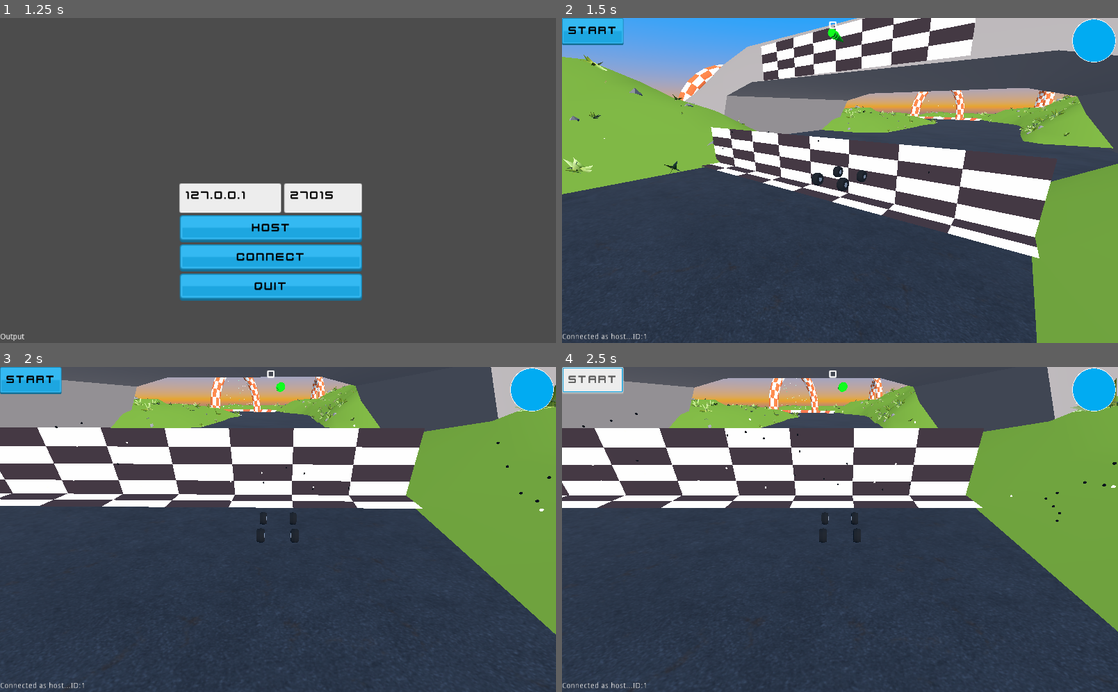
Above: before the commit, frames 1-4 (two rows, left to right).
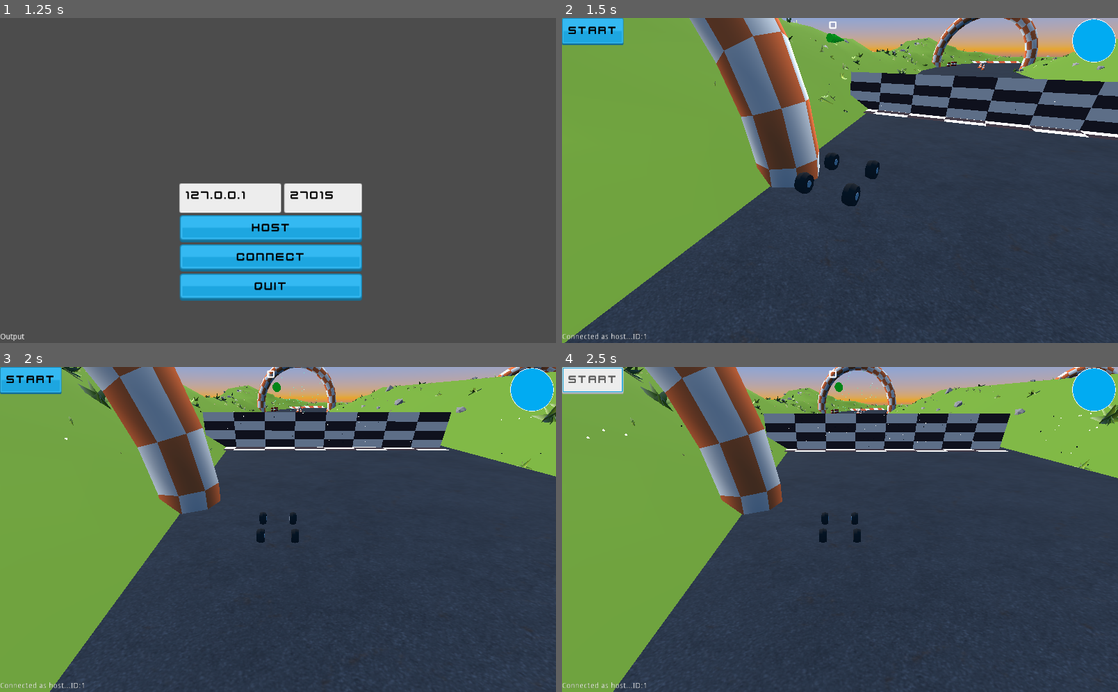
Above: after the commit, the same moments.

Repository: AssafDamari/cars_mp
Game: Godot game, scene res://scenes/main.tscn
Same seed, same stepped clock (60 frames per second), same inputs: the game is played once before the commit and once after it.
Inputs (mouse positions are in pixels of both pictures, inside the frame that each line leads up to):
- Up to frame 1 (1.25 s): tap Enter at 0.5 s; move the mouse to (400, 164) at 0.52 s; hold D (right) from 0.53 s (still down); click (400, 164) at 0.6 s; tap Space (jump) at 0.77 s
- Up to frame 2 (1.5 s): release D (right) at 1.25 s; click "Host" at 1.25 s
- Up to frame 3 (2 s): no input
- Up to frame 4 (2.5 s): click "Start" at 2 s

Frame 1 is identical in both runs. In frame 2, 55% of the frame differs, in the area x 0-100%, y 0-100%; in frame 3, 52%; in frame 4, 52%.

Commit message:
implement start race for checkpoints

Diff:
--- a/scenes/main.tscn
+++ b/scenes/main.tscn
@@ -1,16 +1,10 @@
-[gd_scene load_steps=11 format=2]
+[gd_scene load_steps=6 format=2]
 
 [ext_resource path="res://scenes/map.tscn" type="PackedScene" id=1]
 [ext_resource path="res://scenes/lunch_pad.tscn" type="PackedScene" id=2]
 [ext_resource path="res://scripts/main.gd" type="Script" id=3]
 [ext_resource path="res://scenes/ui.tscn" type="PackedScene" id=4]
-[ext_resource path="res://scenes/pickups.tscn" type="PackedScene" id=5]
-[ext_resource path="res://scenes/pickup.tscn" type="PackedScene" id=6]
 [ext_resource path="res://ui/FlatUI/kenneyUI-blue.tres" type="Theme" id=7]
-[ext_resource path="res://scenes/barrel.tscn" type="PackedScene" id=8]
-[ext_resource path="res://scenes/cone.tscn" type="PackedScene" id=9]
-
-[sub_resource type="PrismMesh" id=1]
 
 [node name="main" type="Node"]
 script = ExtResource( 3 )
@@ -91,49 +85,15 @@
 [node name="map" parent="." instance=ExtResource( 1 )]
 
 [node name="lunch_pad" parent="." instance=ExtResource( 2 )]
-transform = Transform( -0.999042, 0, -0.0437415, 0, 1, 0, 0.0437415, 0, -0.999042, 29.5802, 0, -1.754 )
+transform = Transform( 0.998363, 0, -0.0571806, 0, 1, 0, 0.0571806, 0, 0.998363, -4.15317, 0, -3.56043 )
 
 [node name="characters" type="Spatial" parent="."]
 transform = Transform( 1, 0, 0, 0, 1, 0, 0, 0, 1, 0, 5, 0 )
-
-[node name="mesh_instance" type="MeshInstance" parent="characters"]
-transform = Transform( 1, 0, 0, 0, 0.0612053, -0.998125, 0, 0.998125, 0.0612053, 0, 0, 0 )
-mesh = SubResource( 1 )
-material/0 = null
 
 [node name="ai_cars" type="Node" parent="."]
 
 [node name="timer" type="Timer" parent="."]
 autostart = true
-
-[node name="pickups" parent="." instance=ExtResource( 5 )]
-
-[node name="pickup" parent="pickups" instance=ExtResource( 6 )]
-transform = Transform( 1, 0, 0, 0, 1, 0, 0, 0, 1, 23.3761, 0, 78.5839 )
-
-[node name="pickup_2" parent="pickups" instance=ExtResource( 6 )]
-transform = Transform( 1, 0, 0, 0, 1, 0, 0, 0, 1, 104.538, 0, 84.0971 )
-
-[node name="pickup_3" parent="pickups" instance=ExtResource( 6 )]
-transform = Transform( 1, 0, 0, 0, 1, 0, 0, 0, 1, 78.0741, 0, 157.952 )
-
-[node name="pickup_4" parent="pickups" instance=ExtResource( 6 )]
-transform = Transform( 1, 0, 0, 0, 1, 0, 0, 0, 1, -119.011, 0, 113.624 )
-
-[node name="pickup_5" parent="pickups" instance=ExtResource( 6 )]
-transform = Transform( 1, 0, 0, 0, 1, 0, 0, 0, 1, -46.22, 0, -137.537 )
-
-[node name="pickup_6" parent="pickups" instance=ExtResource( 6 )]
-transform = Transform( 1, 0, 0, 0, 1, 0, 0, 0, 1, -52.9, 0, -24.6268 )
-
-[node name="pickup_7" parent="pickups" instance=ExtResource( 6 )]
-transform = Transform( 1, 0, 0, 0, 1, 0, 0, 0, 1, 117.093, 0, -24.6268 )
-
-[node name="pickup_8" parent="pickups" instance=ExtResource( 6 )]
-transform = Transform( 1, 0, 0, 0, 1, 0, 0, 0, 1, 117.093, 0, -125.158 )
-
-[node name="pickup_9" parent="pickups" instance=ExtResource( 6 )]
-transform = Transform( 1, 0, 0, 0, 1, 0, 0, 0, 1, 50.1625, 0, -114.895 )
 
 [node name="output" type="Label" parent="."]
 anchor_top = 1.0
@@ -145,81 +105,4 @@
 "_edit_use_anchors_": false
 }
 
-[node name="obstacles" type="Spatial" parent="."]
-
-[node name="barrel" parent="obstacles" instance=ExtResource( 8 )]
-transform = Transform( 1, 0, 0, 0, 1, 0, 0, 0, 1, 24.0341, 0.803673, -43.786 )
-
-[node name="barrel_20" parent="obstacles" instance=ExtResource( 8 )]
-transform = Transform( 1, 0, 0, 0, 1, 0, 0, 0, 1, 24.0341, 0.803673, -40.4292 )
-
-[node name="barrel_21" parent="obstacles" instance=ExtResource( 8 )]
-transform = Transform( 1, 0, 0, 0, 1, 0, 0, 0, 1, 23.8764, 0.803673, -36.5743 )
-
-[node name="barrel_2" parent="obstacles" instance=ExtResource( 8 )]
-transform = Transform( 1, 0, 0, 0, 1, 0, 0, 0, 1, 26.6359, 0.803673, -120.069 )
-
-[node name="barrel_3" parent="obstacles" instance=ExtResource( 8 )]
-transform = Transform( 1, 0, 0, 0, 1, 0, 0, 0, 1, 25.473, 0.803673, -116.024 )
-
-[node name="barrel_4" parent="obstacles" instance=ExtResource( 8 )]
-transform = Transform( 1, 0, 0, 0, 1, 0, 0, 0, 1, 23.9211, 0.803673, -111.791 )
-
-[node name="barrel_5" parent="obstacles" instance=ExtResource( 8 )]
-transform = Transform( 1, 0, 0, 0, 1, 0, 0, 0, 1, 127.318, 0.803673, -111.791 )
-
-[node name="barrel_6" parent="obstacles" instance=ExtResource( 8 )]
-transform = Transform( 1, 0, 0, 0, 1, 0, 0, 0, 1, 127.318, 0.803673, -13.3942 )
-
-[node name="barrel_7" parent="obstacles" instance=ExtResource( 8 )]
-transform = Transform( 1, 0, 0, 0, 1, 0, 0, 0, 1, 113.859, 0.803673, 135.054 )
-
-[node name="barrel_11" parent="obstacles" instance=ExtResource( 8 )]
-transform = Transform( 1, 0, 0, 0, 1, 0, 0, 0, 1, 104.897, 0.803673, 165.871 )
-
-[node name="barrel_12" parent="obstacles" instance=ExtResource( 8 )]
-transform = Transform( 1, 0, 0, 0, 1, 0, 0, 0, 1, 101.779, 0.803673, 166.04 )
-
-[node name="barrel_13" parent="obstacles" instance=ExtResource( 8 )]
-transform = Transform( 1, 0, 0, 0, 1, 0, 0, 0, 1, 106.944, 0.803673, 167.036 )
-
-[node name="barrel_8" parent="obstacles" instance=ExtResource( 8 )]
-transform = Transform( 1, 0, 0, 0, 1, 0, 0, 0, 1, 60.1651, 0.803673, 166.98 )
-
-[node name="barrel_14" parent="obstacles" instance=ExtResource( 8 )]
-transform = Transform( 1, 0, 0, 0, 1, 0, 0, 0, 1, 49.5322, 0.803673, 150.537 )
-
-[node name="barrel_9" parent="obstacles" instance=ExtResource( 8 )]
-transform = Transform( 1, 0, 0, 0, 1, 0, 0, 0, 1, -141.947, 0.803673, 130.562 )
-
-[node name="barrel_15" parent="obstacles" instance=ExtResource( 8 )]
-transform = Transform( 1, 0, 0, 0, 1, 0, 0, 0, 1, -139.497, 0.803673, 133.757 )
-
-[node name="barrel_16" parent="obstacles" instance=ExtResource( 8 )]
-transform = Transform( 1, 0, 0, 0, 1, 0, 0, 0, 1, -139.497, 0.803673, 136.519 )
-
-[node name="barrel_10" parent="obstacles" instance=ExtResource( 8 )]
-transform = Transform( 1, 0, 0, 0, 1, 0, 0, 0, 1, -125.222, 0.803673, -43.7008 )
-
-[node name="barrel_17" parent="obstacles" instance=ExtResource( 8 )]
-transform = Transform( 1, 0, 0, 0, 1, 0, 0, 0, 1, -122.02, 0.803673, -43.7008 )
-
-[node name="barrel_18" parent="obstacles" instance=ExtResource( 8 )]
-transform = Transform( 1, 0, 0, 0, 1, 0, 0, 0, 1, -109.756, 0.803673, -36.4881 )
-
-[node name="barrel_19" parent="obstacles" instance=ExtResource( 8 )]
-transform = Transform( 1, 0, 0, 0, 1, 0, 0, 0, 1, -97.3243, 0.803673, -43.7008 )
-
-[node name="cone" parent="obstacles" instance=ExtResource( 9 )]
-transform = Transform( 1, 0, 0, 0, 1, 0, 0, 0, 1, 35.6771, 0, -108.596 )
-
-[node name="cone_2" parent="obstacles" instance=ExtResource( 9 )]
-transform = Transform( 1, 0, 0, 0, 1, 0, 0, 0, 1, 35.6771, 0, -105.033 )
-
-[node name="cone_3" parent="obstacles" instance=ExtResource( 9 )]
-transform = Transform( 1, 0, 0, 0, 1, 0, 0, 0, 1, 35.6771, 0, -96.6992 )
-
-[node name="cone_4" parent="obstacles" instance=ExtResource( 9 )]
-transform = Transform( 1, 0, 0, 0, 1, 0, 0, 0, 1, 35.6771, 0, -96.6992 )
-
 [connection signal="timeout" from="timer" to="." method="_on_timer_timeout"]
--- a/scenes/map.tscn
+++ b/scenes/map.tscn
@@ -7,11 +7,16 @@
 [ext_resource path="res://scenes/rock1.tscn" type="PackedScene" id=5]
 [ext_resource path="res://scenes/finish.tscn" type="PackedScene" id=6]
 [ext_resource path="res://scenes/track10.tscn" type="PackedScene" id=7]
+[ext_resource path="res://scenes/pickup.tscn" type="PackedScene" id=8]
+[ext_resource path="res://scenes/pickups.tscn" type="PackedScene" id=9]
+[ext_resource path="res://scenes/barrel.tscn" type="PackedScene" id=10]
+[ext_resource path="res://scenes/cone.tscn" type="PackedScene" id=11]
 
 [sub_resource type="BoxShape" id=1]
 extents = Vector3( 175.615, 17.3229, 7.0359 )
 
 [node name="map" type="Spatial"]
+transform = Transform( 1, 0, 0, 0, 1, 0, 0, 0, 1, -31.1981, 0, 0 )
 
 [node name="lights" type="Node" parent="."]
 
@@ -19,7 +24,7 @@
 transform = Transform( 0.866025, -0.286788, -0.409576, 0, -0.819152, 0.573577, -0.5, -0.496732, -0.709406, 0, 10, 0 )
 
 [node name="road" parent="." instance=ExtResource( 2 )]
-transform = Transform( 1, 0, 0, 0, 1, 0, 0, 0, 1, 0, 0, 0 )
+transform = Transform( 1, 0, 0, 0, 1, 0, 0, 0, 1, 1.19099, 0, 0 )
 collision_layer = 3
 
 [node name="bridge" parent="." instance=ExtResource( 3 )]
@@ -109,31 +114,136 @@
 [node name="checkpoints" type="Spatial" parent="."]
 
 [node name="checkpoint_0" parent="checkpoints" instance=ExtResource( 1 )]
-transform = Transform( -0.409828, 0, -0.912163, 0, 1, 0, 0.912163, 0, -0.409828, 48.094, 1.58769, 116.863 )
+transform = Transform( 0.988202, 0, -0.153158, 0, 1, 0, 0.153158, 0, 0.988202, 34.4021, 2.78776, -103.816 )
 
 [node name="checkpoint_1" parent="checkpoints" instance=ExtResource( 1 )]
-transform = Transform( -0.82658, 0, -0.562819, 0, 1, 0, 0.562819, 0, -0.82658, 128.551, 1.58769, 93.2987 )
+transform = Transform( 0.985888, 0, -0.167405, 0, 1, 0, 0.167405, 0, 0.985888, 131.801, 1.58769, -97.1914 )
 
 [node name="checkpoint_2" parent="checkpoints" instance=ExtResource( 1 )]
-transform = Transform( -0.0743346, 0, 0.997233, 0, 1, 0, -0.997233, 0, -0.0743346, 9.11297, 0, 157.532 )
+transform = Transform( 0.0634349, 0, -0.997986, 0, 1, 0, 0.997986, 0, 0.0634349, 107.315, 0, 33.6571 )
 
 [node name="checkpoint_3" parent="checkpoints" instance=ExtResource( 1 )]
-transform = Transform( -0.999735, 0, 0.0230015, 0, 1, 0, -0.0230015, 0, -0.999735, -128.721, 0, 87.3766 )
+transform = Transform( 1, 0, 0, 0, 1, 0, 0, 0, 1, 0, 0, 0 )
 
 [node name="checkpoint_4" parent="checkpoints" instance=ExtResource( 1 )]
-transform = Transform( -0.89596, 0, 0.444135, 0, 1, 0, -0.444135, 0, -0.89596, -79.0293, 0, -114.651 )
+transform = Transform( 1, 0, 0, 0, 1, 0, 0, 0, 1, 0, 0, 0 )
 
 [node name="checkpoint_5" parent="checkpoints" instance=ExtResource( 1 )]
-transform = Transform( -0.890253, 0, 0.455467, 0, 1, 0, -0.455467, 0, -0.890253, -59.5265, 0, -25.6981 )
+transform = Transform( 1, 0, 0, 0, 1, 0, 0, 0, 1, 0, 0, 0 )
 
 [node name="checkpoint_6" parent="checkpoints" instance=ExtResource( 1 )]
-transform = Transform( -0.0743346, 0, 0.997233, 0, 1, 0, -0.997233, 0, -0.0743346, -21.8254, 0, 35.8516 )
+transform = Transform( 1, 0, 0, 0, 1, 0, 0, 0, 1, 0, 0, 0 )
 
 [node name="checkpoint_7" parent="checkpoints" instance=ExtResource( 1 )]
-transform = Transform( -0.0743346, 0, 0.997233, 0, 1, 0, -0.997233, 0, -0.0743346, 85.2042, 0, 37.724 )
+transform = Transform( 1, 0, 0, 0, 1, 0, 0, 0, 1, 0, 0, 0 )
 
 [node name="checkpoint_8" parent="checkpoints" instance=ExtResource( 1 )]
-transform = Transform( 0.49025, 0, -0.871582, 0, 1, 0, 0.871582, 0, 0.49025, 116.366, 0, -73.2196 )
+transform = Transform( 1, 0, 0, 0, 1, 0, 0, 0, 1, 0, 0, 0 )
 
 [node name="checkpoint_9" parent="checkpoints" instance=ExtResource( 1 )]
-transform = Transform( 1, 0, 0, 0, 1, 0, 0, 0, 1, 29.9182, 0, -66.6476 )
+
+[node name="pickups" parent="." instance=ExtResource( 9 )]
+
+[node name="pickup" parent="pickups" instance=ExtResource( 8 )]
+transform = Transform( 1, 0, 0, 0, 1, 0, 0, 0, 1, 23.3761, 0, 78.5839 )
+
+[node name="pickup_2" parent="pickups" instance=ExtResource( 8 )]
+transform = Transform( 1, 0, 0, 0, 1, 0, 0, 0, 1, 104.538, 0, 84.0971 )
+
+[node name="pickup_3" parent="pickups" instance=ExtResource( 8 )]
+transform = Transform( 1, 0, 0, 0, 1, 0, 0, 0, 1, 78.0741, 0, 157.952 )
+
+[node name="pickup_4" parent="pickups" instance=ExtResource( 8 )]
+transform = Transform( 1, 0, 0, 0, 1, 0, 0, 0, 1, -119.011, 0, 113.624 )
+
+[node name="pickup_5" parent="pickups" instance=ExtResource( 8 )]
+transform = Transform( 1, 0, 0, 0, 1, 0, 0, 0, 1, -46.22, 0, -137.537 )
+
+[node name="pickup_6" parent="pickups" instance=ExtResource( 8 )]
+transform = Transform( 1, 0, 0, 0, 1, 0, 0, 0, 1, -52.9, 0, -24.6268 )
+
+[node name="pickup_7" parent="pickups" instance=ExtResource( 8 )]
+transform = Transform( 1, 0, 0, 0, 1, 0, 0, 0, 1, 117.093, 0, -24.6268 )
+
+[node name="pickup_8" parent="pickups" instance=ExtResource( 8 )]
+transform = Transform( 1, 0, 0, 0, 1, 0, 0, 0, 1, 117.093, 0, -125.158 )
+
+[node name="pickup_9" parent="pickups" instance=ExtResource( 8 )]
+transform = Transform( 1, 0, 0, 0, 1, 0, 0, 0, 1, 50.1625, 0, -114.895 )
+
+[node name="obstacles" type="Spatial" parent="."]
+
+[node name="barrel" parent="obstacles" instance=ExtResource( 10 )]
+transform = Transform( 1, 0, 0, 0, 1, 0, 0, 0, 1, 24.0341, 0.803673, -43.786 )
+
+[node name="barrel_20" parent="obstacles" instance=ExtResource( 10 )]
+transform = Transform( 1, 0, 0, 0, 1, 0, 0, 0, 1, 24.0341, 0.803673, -40.4292 )
+
+[node name="barrel_21" parent="obstacles" instance=ExtResource( 10 )]
+transform = Transform( 1, 0, 0, 0, 1, 0, 0, 0, 1, 23.8764, 0.803673, -36.5743 )
+
+[node name="barrel_2" parent="obstacles" instance=ExtResource( 10 )]
+transform = Transform( 1, 0, 0, 0, 1, 0, 0, 0, 1, 26.6359, 0.803673, -120.069 )
+
+[node name="barrel_3" parent="obstacles" instance=ExtResource( 10 )]
+transform = Transform( 1, 0, 0, 0, 1, 0, 0, 0, 1, 25.473, 0.803673, -116.024 )
+
+[node name="barrel_4" parent="obstacles" instance=ExtResource( 10 )]
+transform = Transform( 1, 0, 0, 0, 1, 0, 0, 0, 1, 23.9211, 0.803673, -111.791 )
+
+[node name="barrel_5" parent="obstacles" instance=ExtResource( 10 )]
+transform = Transform( 1, 0, 0, 0, 1, 0, 0, 0, 1, 127.318, 0.803673, -111.791 )
+
+[node name="barrel_6" parent="obstacles" instance=ExtResource( 10 )]
+transform = Transform( 1, 0, 0, 0, 1, 0, 0, 0, 1, 118.341, 0.803673, -1.34263 )
+
+[node name="barrel_7" parent="obstacles" instance=ExtResource( 10 )]
+transform = Transform( 1, 0, 0, 0, 1, 0, 0, 0, 1, 113.859, 0.803673, 135.054 )
+
+[node name="barrel_11" parent="obstacles" instance=ExtResource( 10 )]
+transform = Transform( 1, 0, 0, 0, 1, 0, 0, 0, 1, 104.897, 0.803673, 165.871 )
+
+[node name="barrel_12" parent="obstacles" instance=ExtResource( 10 )]
+transform = Transform( 1, 0, 0, 0, 1, 0, 0, 0, 1, 101.779, 0.803673, 166.04 )
+
+[node name="barrel_13" parent="obstacles" instance=ExtResource( 10 )]
+transform = Transform( 1, 0, 0, 0, 1, 0, 0, 0, 1, 106.944, 0.803673, 167.036 )
+
+[node name="barrel_8" parent="obstacles" instance=ExtResource( 10 )]
+transform = Transform( 1, 0, 0, 0, 1, 0, 0, 0, 1, 60.1651, 0.803673, 166.98 )
+
+[node name="barrel_14" parent="obstacles" instance=ExtResource( 10 )]
+transform = Transform( 1, 0, 0, 0, 1, 0, 0, 0, 1, 49.5322, 0.803673, 150.537 )
+
+[node name="barrel_9" parent="obstacles" instance=ExtResource( 10 )]
+transform = Transform( 1, 0, 0, 0, 1, 0, 0, 0, 1, -141.947, 0.803673, 130.562 )
+
+[node name="barrel_15" parent="obstacles" instance=ExtResource( 10 )]
+transform = Transform( 1, 0, 0, 0, 1, 0, 0, 0, 1, -139.497, 0.803673, 133.757 )
+
+[node name="barrel_16" parent="obstacles" instance=ExtResource( 10 )]
+transform = Transform( 1, 0, 0, 0, 1, 0, 0, 0, 1, -139.497, 0.803673, 136.519 )
+
+[node name="barrel_10" parent="obstacles" instance=ExtResource( 10 )]
+transform = Transform( 1, 0, 0, 0, 1, 0, 0, 0, 1, -125.222, 0.803673, -43.7008 )
+
+[node name="barrel_17" parent="obstacles" instance=ExtResource( 10 )]
+transform = Transform( 1, 0, 0, 0, 1, 0, 0, 0, 1, -122.02, 0.803673, -43.7008 )
+
+[node name="barrel_18" parent="obstacles" instance=ExtResource( 10 )]
+transform = Transform( 1, 0, 0, 0, 1, 0, 0, 0, 1, -109.756, 0.803673, -36.4881 )
+
+[node name="barrel_19" parent="obstacles" instance=ExtResource( 10 )]
+transform = Transform( 1, 0, 0, 0, 1, 0, 0, 0, 1, -97.3243, 0.803673, -43.7008 )
+
+[node name="cone" parent="obstacles" instance=ExtResource( 11 )]
+transform = Transform( 1, 0, 0, 0, 1, 0, 0, 0, 1, 35.6771, 0, -108.596 )
+
+[node name="cone_2" parent="obstacles" instance=ExtResource( 11 )]
+transform = Transform( 1, 0, 0, 0, 1, 0, 0, 0, 1, 35.6771, 0, -105.033 )
+
+[node name="cone_3" parent="obstacles" instance=ExtResource( 11 )]
+transform = Transform( 1, 0, 0, 0, 1, 0, 0, 0, 1, 35.6771, 0, -96.6992 )
+
+[node name="cone_4" parent="obstacles" instance=ExtResource( 11 )]
+transform = Transform( 1, 0, 0, 0, 1, 0, 0, 0, 1, 35.6771, 0, -96.6992 )
--- a/scripts/SignalManager.gd
+++ b/scripts/SignalManager.gd
@@ -5,3 +5,5 @@
 signal checkpoint_reached(next_checkpoint)
 
 signal first_checkpoint_request()
+
+signal start_race()
--- a/scripts/camera.gd
+++ b/scripts/camera.gd
@@ -16,6 +16,7 @@
 	SignalManager.connect("checkpoint_reached", self , "_on_checkpoint_reached")
 	# ask first checkpoint for initial position
 	SignalManager.emit_signal("first_checkpoint_request")
+	SignalManager.connect("start_race", self, "start_race")
 
 func _process(delta):
 	arrow.look_at(next_checkpoint, Vector3.UP)
@@ -48,6 +49,8 @@
 	var _angle = rad2deg(camera_facing.angle_to(arrow_facing))
 	return _angle
 
+func start_race():
+	SignalManager.emit_signal("first_checkpoint_request")
 #func _input(event):
 #	# If we are moving the mouse and mouse is captured within the window
 #	if event is InputEventMouseMotion and Input.get_mouse_mode() == Input.MOUSE_MODE_CAPTURED:
--- a/scripts/character.gd
+++ b/scripts/character.gd
@@ -51,6 +51,7 @@
 	ground_ray.add_exception(ball)
 	controller_is_player = $controller.has_method("is_player")
 	controller_is_peer = $controller.has_method("is_peer")
+	SignalManager.connect("start_race",self,"start_race")
 
 	if controller_is_peer:
 		ball.mode = RigidBody.MODE_KINEMATIC
@@ -231,3 +232,6 @@
 func _on_stun_timer_timeout():
 	stuned = false
 	stuned_patricles.emitting = false
+
+func start_race():
+	next_checkpoint_index = 0
--- a/scripts/checkpoint.gd
+++ b/scripts/checkpoint.gd
@@ -4,6 +4,13 @@
 	if get_index() == 0:
 		SignalManager.connect("first_checkpoint_request", self , "_on_first_checkpoint_request")
 		set_as_next_cp()
+	SignalManager.connect("start_race", self, "start_race")
+
+func start_race():
+	if get_index() == 0:
+		set_as_next_cp()
+	else:
+		remove_as_next_cp()
 
 func _on_area_body_entered(body):
 	if body.owner == null:
--- a/scripts/main.gd
+++ b/scripts/main.gd
@@ -19,7 +19,7 @@
 onready var player_scene = preload("res://scenes/player.tscn")
 onready var peer_scene = preload("res://scenes/peer.tscn")
 onready var ui = $display/ui
-onready var pickups = $pickups
+onready var pickups = $map/pickups
 onready var text_edit_ip = $display/menu/text_edit_ip
 onready var text_edit_port = $display/menu/text_edit_port
 onready var output = $output
@@ -42,6 +42,8 @@
 		var _quit_pressed = $display/menu/quit.connect("pressed", self, "_on_quit_pressed")
 		text_edit_ip.text = str(ip)
 		text_edit_port.text = str(PORT)
+
+	SignalManager.connect("start_race",self,"start_race")
 
 
 # When a Host button is pressed
--- a/scripts/ui.gd
+++ b/scripts/ui.gd
@@ -22,8 +22,7 @@
 		$start_button.visible = true
 
 func _on_start_button_pressed():
-	get_tree().root.get_node("main").start_race()
-	#$start_button.visible = false
+	SignalManager.emit_signal("start_race")
 	$start_button.focus_mode = Control.FOCUS_NONE
 	rpc("increse_lap_time", true)
 	$timer.start()
Not shown: 1 places in scenes/map.tscn that only renumber resources
